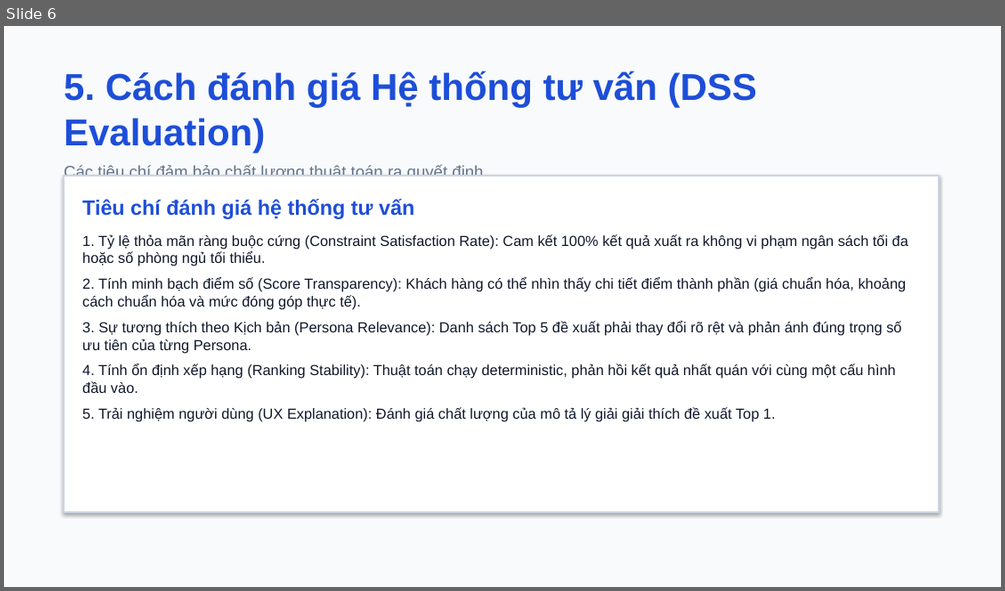
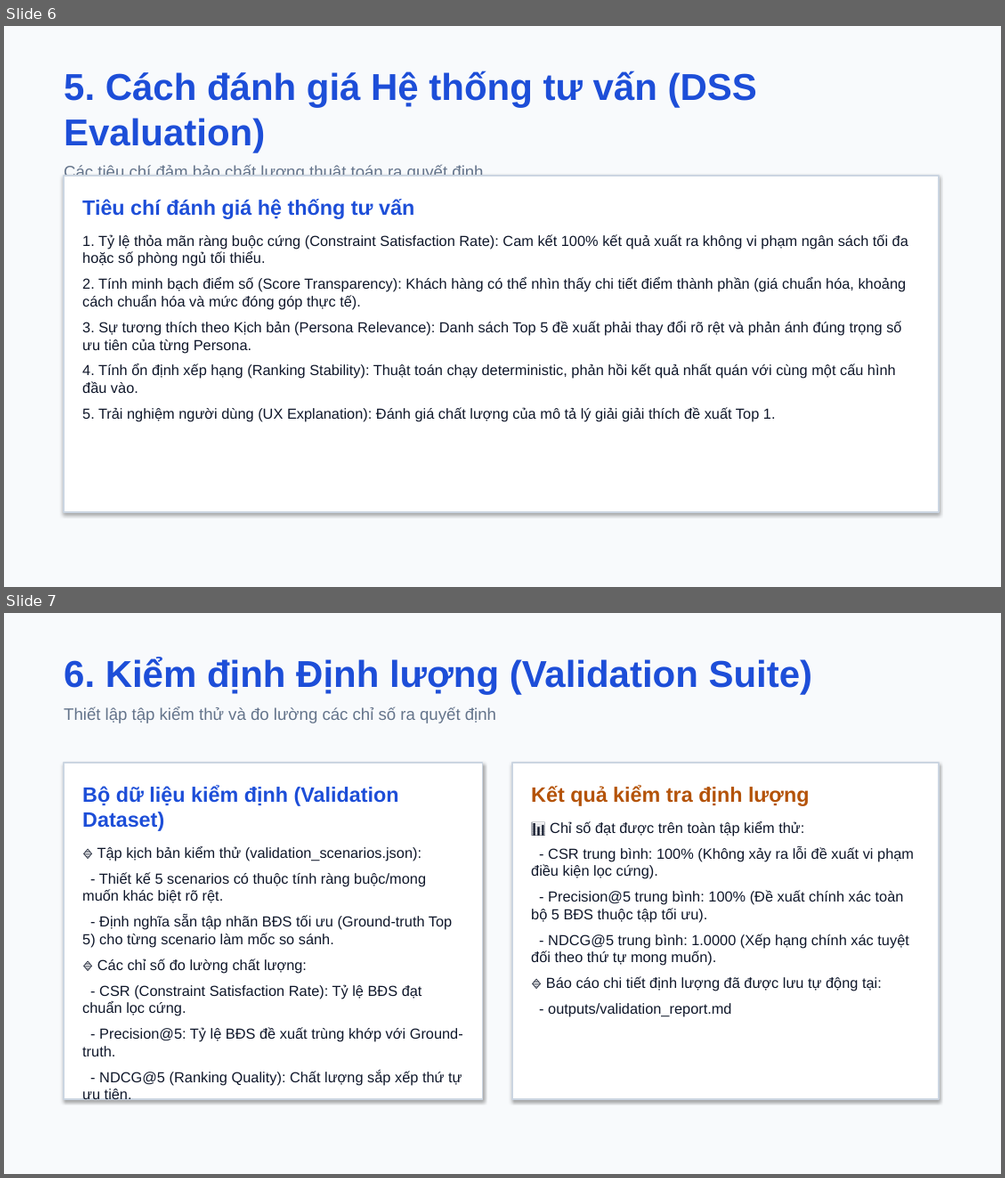
Before and after one commit to minhtien0498/IT2041_G8_DecisionMaking, a slide deck: outputs/midterm_presentation.pptx. Shown one above the other, each under a label of ours: slide 6 before the commit, slides 6 and 7 after it. The pictures are 1005x591 and 1005x1178 pixels, drawn with LibreOffice and Linux fonts; fonts in the diff are those of the drawing. Boxes give left, top, right and bottom in pixels: in the first picture for what was removed or moved away, otherwise in the second. Text is boxed around its words. In the diff, an @@ line names an element or a change of style, - is before the commit and + after.

Commit message:
feat: add quantitative data validation suite and validation slide to midterm presentation

```diff
--- a/outputs/midterm_presentation.pptx
+++ b/outputs/midterm_presentation.pptx
@@ slide 7 added at [4,613,1001,1174], background #F8FAFC @@
@@ text added at [64,657,813,723], 16 pt, text #64748B @@
+6. Kiểm định Định lượng (Validation Suite)
+Thiết lập tập kiểm thử và đo lường các chỉ số ra quyết định
@@ rectangle added at [64,763,483,1099], fill #FFFFFF, outline #CBD5E1 1.5 pt @@
@@ rectangle added at [512,763,938,1099], fill #FFFFFF, outline #CBD5E1 1.5 pt @@
@@ text added at [82,785,463,1086], 14 pt, text #0F172A @@
+Bộ dữ liệu kiểm định (Validation Dataset)
+🔹 Tập kịch bản kiểm thử (validation_scenarios.json):
+- Thiết kế 5 scenarios có thuộc tính ràng buộc/mong muốn khác biệt rõ rệt.
+- Định nghĩa sẵn tập nhãn BĐS tối ưu (Ground-truth Top 5) cho từng scenario làm mốc so sánh.
+🔹 Các chỉ số đo lường chất lượng:
+- CSR (Constraint Satisfaction Rate): Tỷ lệ BĐS đạt chuẩn lọc cứng.
+- Precision@5: Tỷ lệ BĐS đề xuất trùng khớp với Ground-truth.
+- NDCG@5 (Ranking Quality): Chất lượng sắp xếp thứ tự ưu tiên.
@@ text added at [531,785,914,1017], 14 pt, text #0F172A @@
+Kết quả kiểm tra định lượng
+📊 Chỉ số đạt được trên toàn tập kiểm thử:
+- CSR trung bình: 100% (Không xảy ra lỗi đề xuất vi phạm điều kiện lọc cứng).
+- Precision@5 trung bình: 100% (Đề xuất chính xác toàn bộ 5 BĐS thuộc tập tối ưu).
+- NDCG@5 trung bình: 1.0000 (Xếp hạng chính xác tuyệt đối theo thứ tự mong muốn).
+🔹 Báo cáo chi tiết định lượng đã được lưu tự động tại:
+- outputs/validation_report.md
```
Also in this commit, not shown: 2 slides changed, 4 other files.
